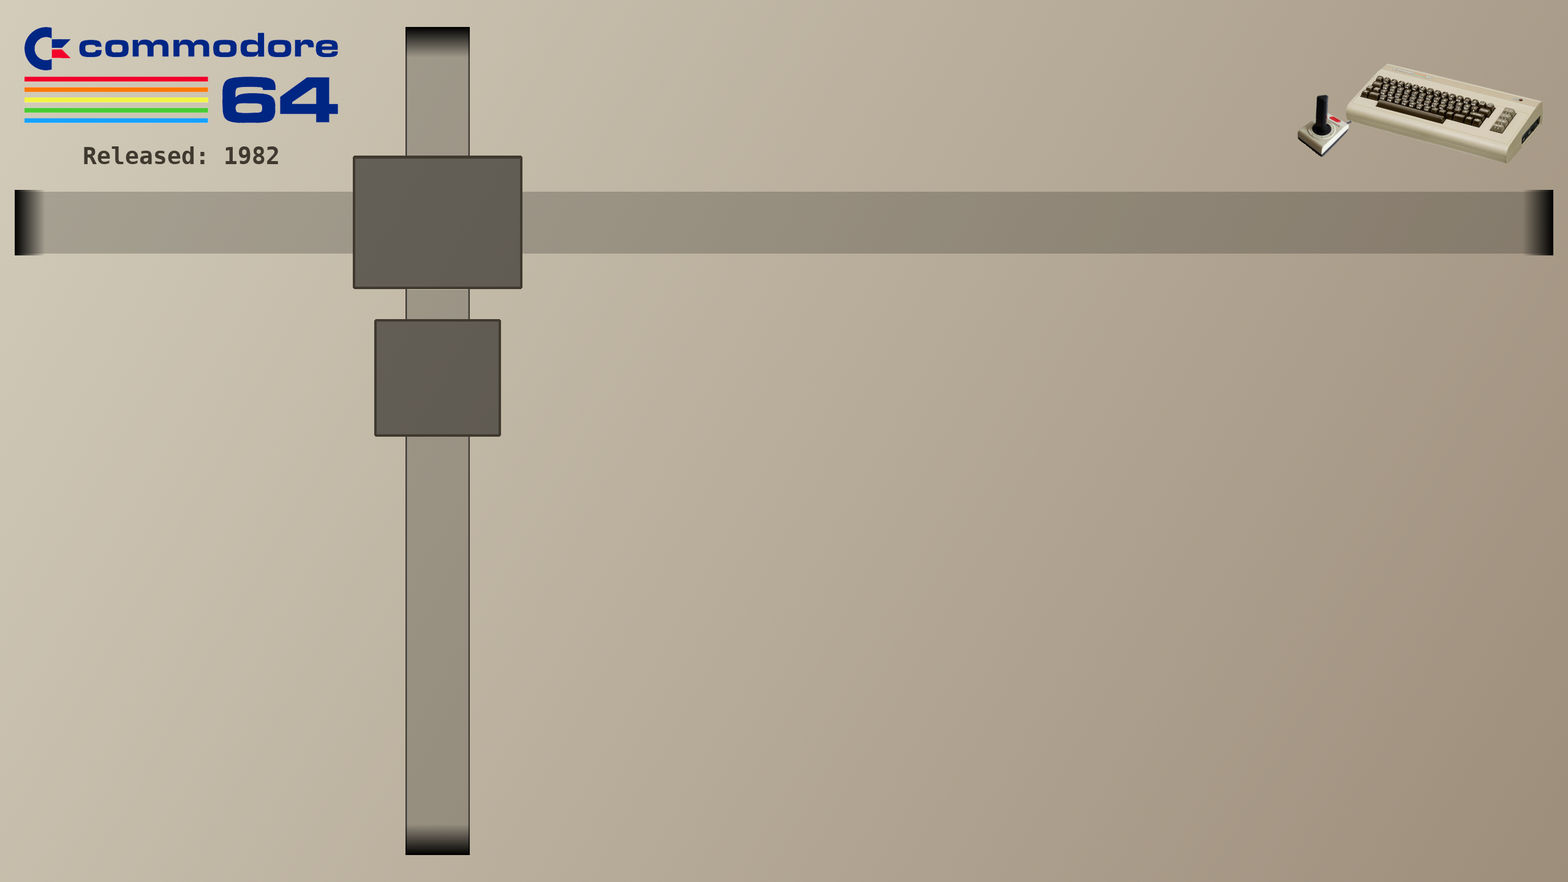
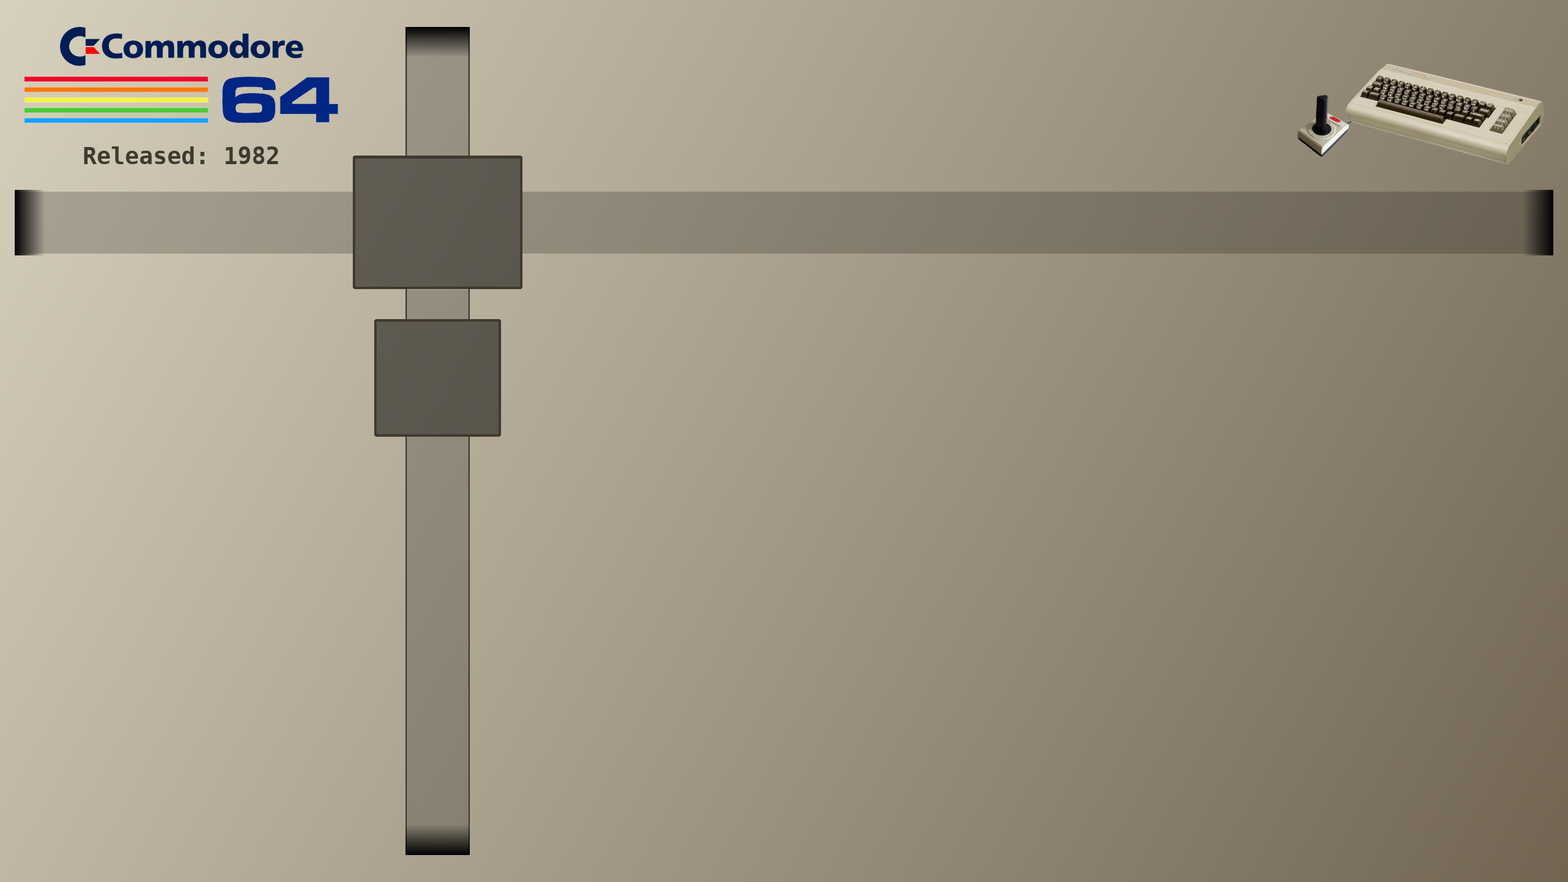
The second 1568×882 image is a revision of the first. Changes to its layers:
painted on "Logo" over left=24, top=26, right=339, bottom=71
painted on "Background" over left=0, top=0, right=1568, bottom=882